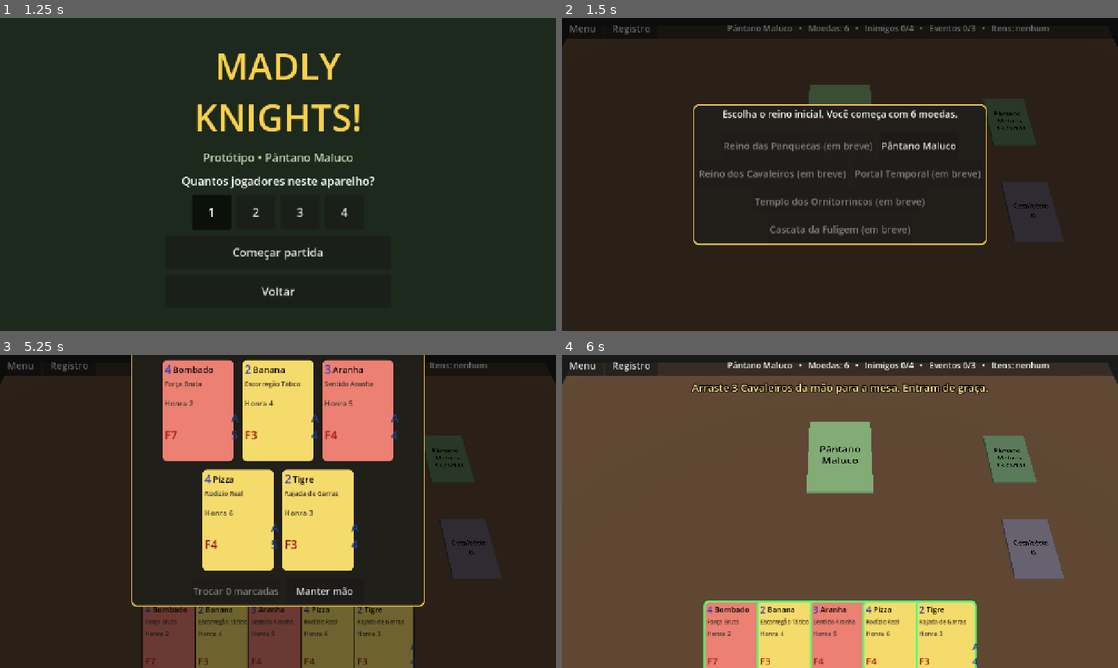
Above: before the commit, frames 1-4 (two rows, left to right).
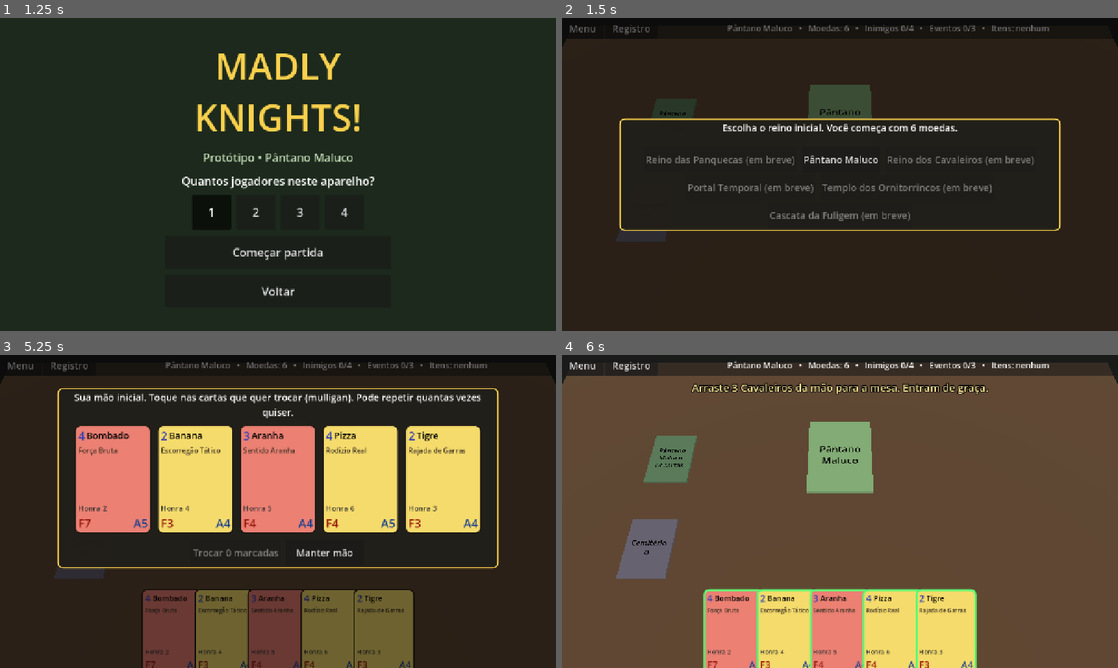
Above: after the commit, the same moments.

Repository: gabrielcamargols/Madly-Knights-
Game: Godot game, scene res://cenas/menu.tscn
The game is run twice, just before and just after one commit, with the same random seed, the same clock (stepped at 60 frames per second) and the same inputs.
Inputs:
- Up to frame 1 (1.25 s): click "Jogar" at 0.5 s
- Up to frame 2 (1.5 s): click "Começar partida" at 1.25 s
- Up to frame 3 (5.25 s): click "Registro" at 2 s; click "Registro" at 2.75 s; click "Registro" at 3.5 s; click "Menu" at 4.25 s; click "Pântano Maluco" at 5 s
- Up to frame 4 (6 s): click "Manter mão" at 5.75 s

Frame 1 is identical in both runs. In frame 2, 8.1% of the frame differs, in the area x 9-91%, y 27-73%; in frame 3, 40%, in the area x 9-91%, y 0-100%; in frame 4, 9.4%.

Commit message:
Ajustes da mesa: escolhas numa linha, atributos legíveis, baralhos à esquerda
Co-Authored-By: Claude Opus 5.5 <noreply@anthropic.com>
Claude-Session: https://claude.ai/code/session_019CTdQ62Kcrqj4R4TCAnCR5

Diff:
--- a/scripts/apresentacao/principal.gd
+++ b/scripts/apresentacao/principal.gd
@@ -18,13 +18,13 @@
 const POS_FILA_Z := 0.75
 const POS_ENCONTRO := Vector3(0.0, 0.0, -2.0)
 const ESCALA_ENCONTRO := 1.55
-const POS_REINO := Vector3(4.3, 0.0, -1.9)
-const POS_CEMITERIO := Vector3(4.3, 0.0, 0.6)
+const POS_REINO := Vector3(-4.3, 0.0, -1.9)
+const POS_CEMITERIO := Vector3(-4.3, 0.0, 0.6)
 const POS_ENTRADA := Vector3(0.0, 0.0, 3.5)
 const MEIA_LARGURA := 0.53
 const MEIA_ALTURA := 0.73
 const TAM_MAO := Vector2(140, 196)
-const TAM_ESCOLHA := Vector2(170, 238)
+const TAM_ESCOLHA := Vector2(176, 250)
 
 var cat
 var partida
@@ -424,9 +424,12 @@
 	base.mouse_filter = Control.MOUSE_FILTER_IGNORE
 	coluna.add_child(base)
 	var forca := _rotulo_2d("F%d" % c.forca_total(), int(22 * escala), Color(0.6, 0.1, 0.05))
+	forca.autowrap_mode = TextServer.AUTOWRAP_OFF
 	forca.size_flags_horizontal = Control.SIZE_EXPAND_FILL
 	base.add_child(forca)
-	base.add_child(_rotulo_2d("A%d" % c.armadura_atual, int(22 * escala), Color(0.1, 0.25, 0.55)))
+	var armadura := _rotulo_2d("A%d" % c.armadura_atual, int(22 * escala), Color(0.1, 0.25, 0.55))
+	armadura.autowrap_mode = TextServer.AUTOWRAP_OFF
+	base.add_child(armadura)
 	if ao_tocar.is_valid():
 		painel.gui_input.connect(_ao_toque_2d.bind(ao_tocar))
 	return painel
@@ -448,7 +451,7 @@
 	painel.add_child(coluna)
 	coluna.add_child(_rotulo_2d(item["nome"], int(16 * escala)))
 	coluna.add_child(_rotulo_2d("%s • %s" % [item["categoria"], item["raridade"]], int(12 * escala), Color(0.25, 0.25, 0.4)))
-	coluna.add_child(_rotulo_2d(item["efeito"], int(12 * escala), Color(0.15, 0.15, 0.15)))
+	coluna.add_child(_rotulo_2d(item["efeito"], int(10.5 * escala), Color(0.15, 0.15, 0.15)))
 	var espaco := Control.new()
 	espaco.size_flags_vertical = Control.SIZE_EXPAND_FILL
 	espaco.mouse_filter = Control.MOUSE_FILTER_IGNORE
@@ -734,7 +737,7 @@
 	mao_2d.set_anchors_and_offsets_preset(Control.PRESET_CENTER_BOTTOM)
 	mao_2d.grow_horizontal = Control.GROW_DIRECTION_BOTH
 	mao_2d.grow_vertical = Control.GROW_DIRECTION_BEGIN
-	mao_2d.offset_bottom = 40  # a mão sai um pouco pela borda, como nos jogos de cartas
+	mao_2d.offset_bottom = 14  # a mão encosta na borda, como nos jogos de cartas
 	mao_2d.alignment = BoxContainer.ALIGNMENT_CENTER
 	mao_2d.add_theme_constant_override("separation", -18)
 
@@ -778,7 +781,7 @@
 	titulo_escolha = Label.new()
 	titulo_escolha.autowrap_mode = TextServer.AUTOWRAP_WORD_SMART
 	titulo_escolha.horizontal_alignment = HORIZONTAL_ALIGNMENT_CENTER
-	titulo_escolha.custom_minimum_size = Vector2(660, 0)
+	titulo_escolha.custom_minimum_size = Vector2(1000, 0)
 	coluna_escolha.add_child(titulo_escolha)
 	cartas_escolha = HFlowContainer.new()
 	cartas_escolha.alignment = FlowContainer.ALIGNMENT_CENTER
